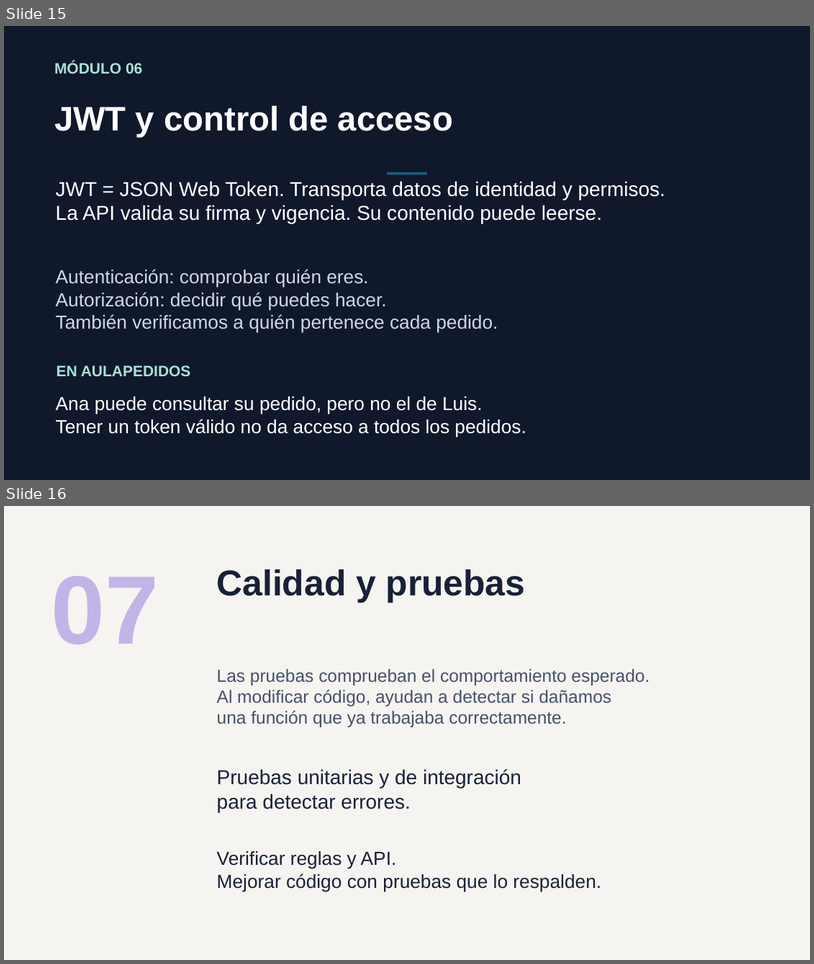
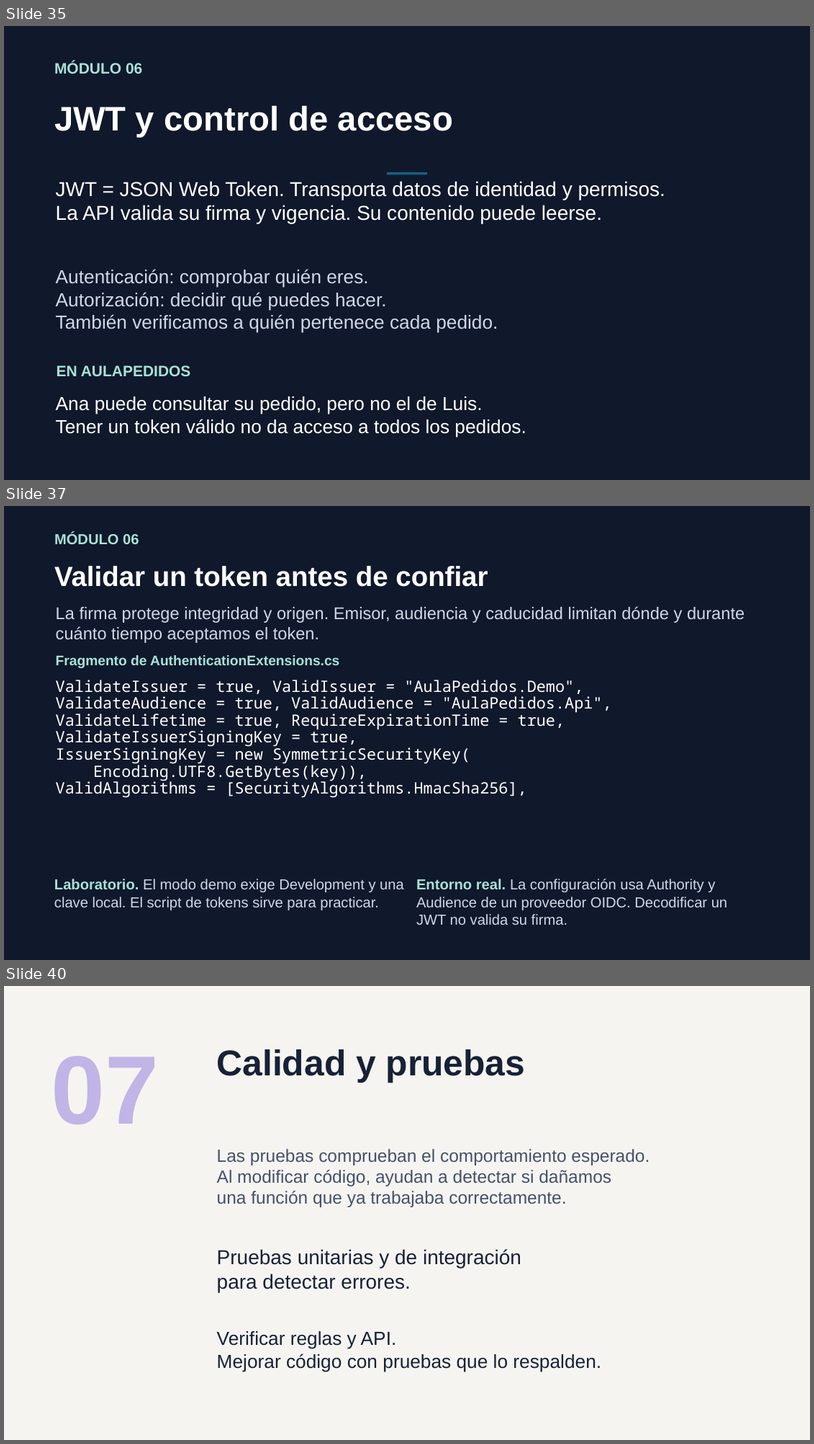
Before and after one commit to ychavez/CursoNETIA, a slide deck: instructor/clases/00-presentacion-alumnos.pptx. Shown one above the other, each under a label of ours: slides 15 and 16 before the commit, slides 35, 37 and 40 after it; the slides between them are not shown. The pictures are 814x964 and 814x1444 pixels, drawn with LibreOffice and Linux fonts; fonts in the diff are those of the drawing. Boxes give left, top, right and bottom in pixels: in the first picture for what was removed or moved away, otherwise in the second. Text is boxed around its words. In the diff, an @@ line names an element or a change of style, - is before the commit and + after.

```diff
--- a/instructor/clases/00-presentacion-alumnos.pptx
+++ b/instructor/clases/00-presentacion-alumnos.pptx
@@ slide 37 added at (4,506,810,960), background #10182B @@
@@ text added at (54,533,139,544), 17.2 pt, text #A7E2D7, bold @@
+MÓDULO 06
@@ text added at (54,566,488,587), 33 pt, text #FFFFFF, bold @@
+Validar un token antes de confiar
@@ text added at (56,606,745,643), 20.2 pt, text #D0D8E6 @@
+La firma protege integridad y origen. Emisor, audiencia y caducidad limitan dónde y durante
+cuánto tiempo aceptamos el token.
@@ text added at (56,655,340,668), 16.5 pt, text #A7E2D7, bold @@
+Fragmento de AuthenticationExtensions.cs
@@ text added at (56,680,584,694), 18.8 pt, text #FFFFFF @@
+ValidateIssuer = true, ValidIssuer = "AulaPedidos.Demo",
@@ text added at (56,696,612,713), 18.8 pt, text #FFFFFF @@
+ValidateAudience = true, ValidAudience = "AulaPedidos.Api",
@@ text added at (56,713,566,730), 18.8 pt, text #FFFFFF @@
+ValidateLifetime = true, RequireExpirationTime = true,
@@ text added at (56,728,358,746), 18.8 pt, text #FFFFFF @@
+ValidateIssuerSigningKey = true,
@@ text added at (56,745,471,764), 18.8 pt, text #FFFFFF @@
+IssuerSigningKey = new SymmetricSecurityKey(
@@ text added at (93,762,367,781), 18.8 pt, text #FFFFFF @@
+Encoding.UTF8.GetBytes(key)),
@@ text added at (56,780,527,798), 18.8 pt, text #FFFFFF @@
+ValidAlgorithms = [SecurityAlgorithms.HmacSha256],
@@ text added at (54,878,404,910), 17.2 pt, text #D0D8E6 @@
+Laboratorio. El modo demo exige Development y una
+clave local. El script de tokens sirve para practicar.
@@ text added at (417,878,728,924), 17.2 pt, text #D0D8E6 @@
+Entorno real. La configuración usa Authority y
+Audience de un proveedor OIDC. Decodificar un
+JWT no valida su firma.
@@ what was slide 15 is now slide 35 @@
@@ what was slide 16 is now slide 40 @@
```
Also in this commit, not shown: 39 other slides added, 3 other files.
